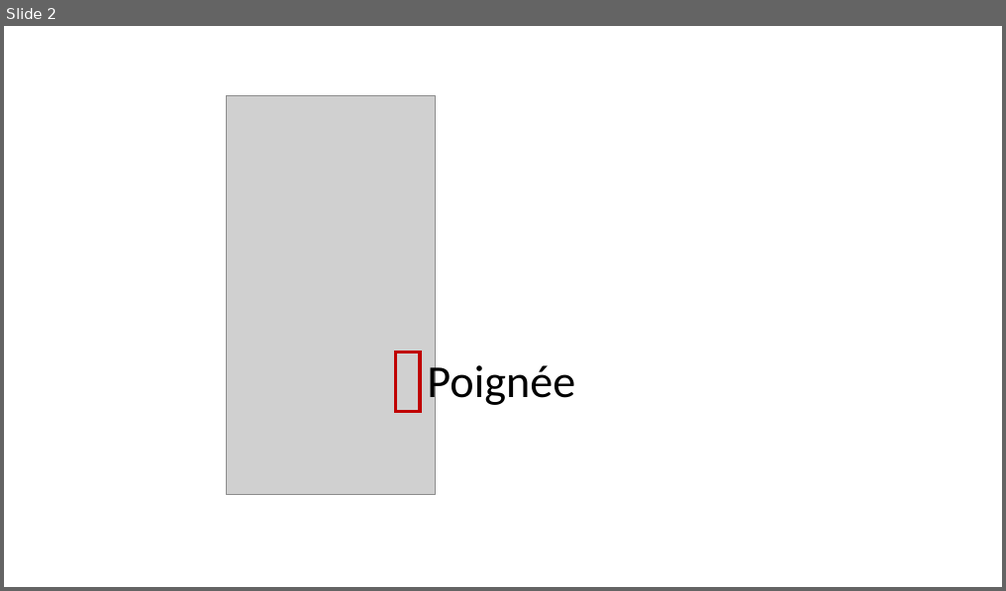
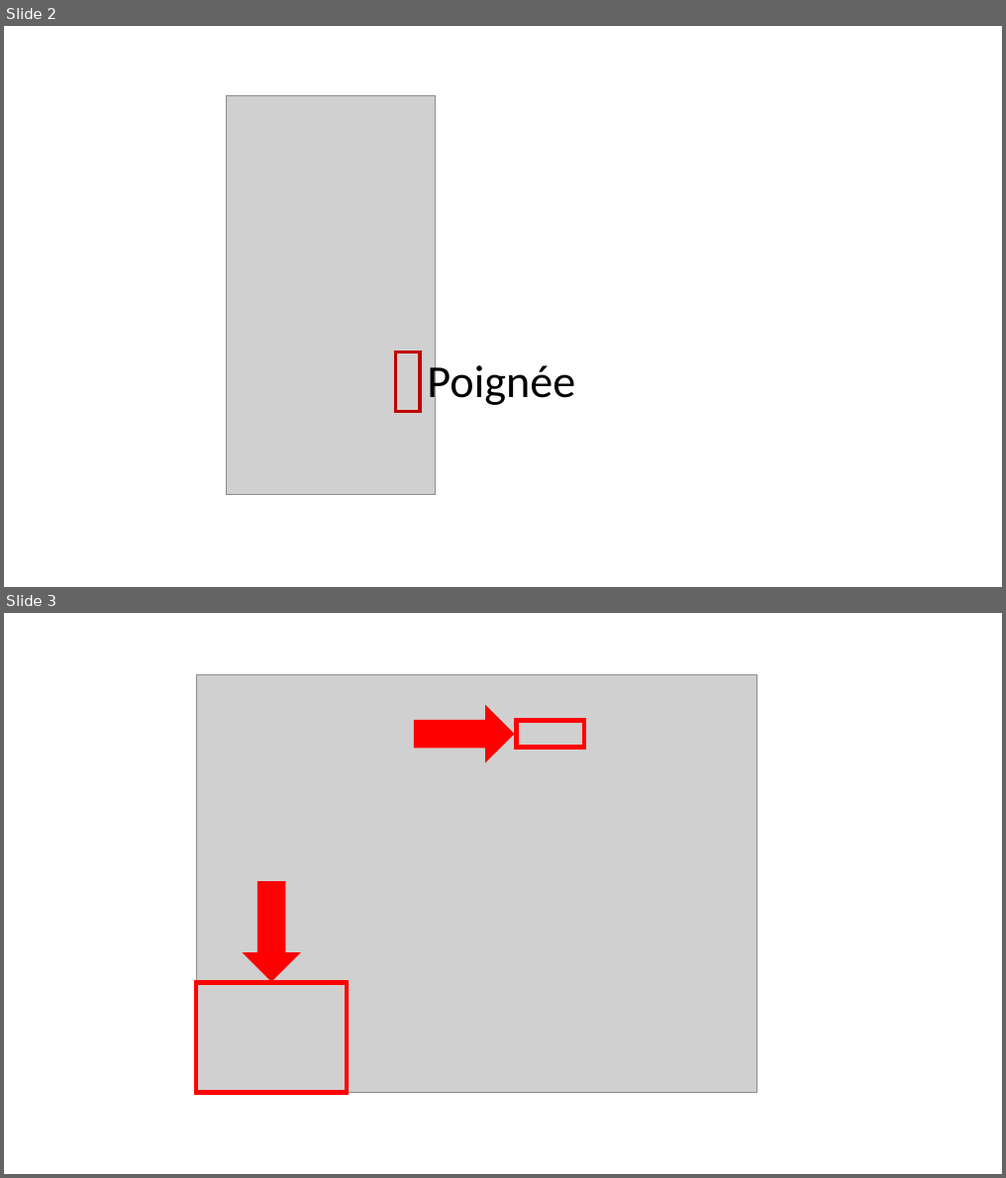
Before and after one commit to xpessoles/TP_Documents_PSI, a slide deck: 04_CoMAX/04_Comax_Documentation.pptx. Shown one above the other, each under a label of ours: slide 2 before the commit, slides 2 and 3 after it. The pictures are 1006x591 and 1006x1178 pixels, drawn with LibreOffice and Linux fonts; fonts in the diff are those of the drawing; grey boxes stand for pictures. Boxes give left, top, right and bottom in pixels: in the first picture for what was removed or moved away, otherwise in the second. Text is boxed around its words. In the diff, an @@ line names an element or a change of style, - is before the commit and + after.

```diff
--- a/04_CoMAX/04_Comax_Documentation.pptx
+++ b/04_CoMAX/04_Comax_Documentation.pptx
@@ slide 3 added at (4, 613, 1002, 1174), background #FFFFFF @@
@@ picture added at (196, 674, 757, 1092) @@
@@ right arrow added at (417, 710, 512, 758), fill #FF0000, outline #FF0000 4.5 pt @@
@@ rectangle added at (517, 720, 585, 747), outline #FF0000 4.5 pt @@
@@ right arrow added at (249, 884, 295, 979), fill #FF0000, outline #FF0000 4.5 pt @@
@@ rectangle added at (196, 983, 347, 1093), outline #FF0000 4.5 pt @@
```
